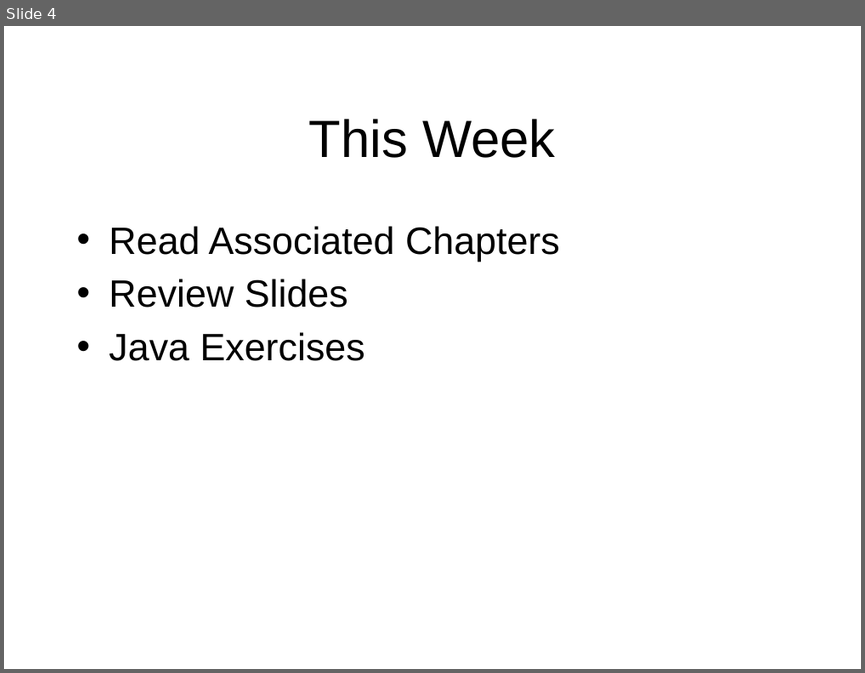
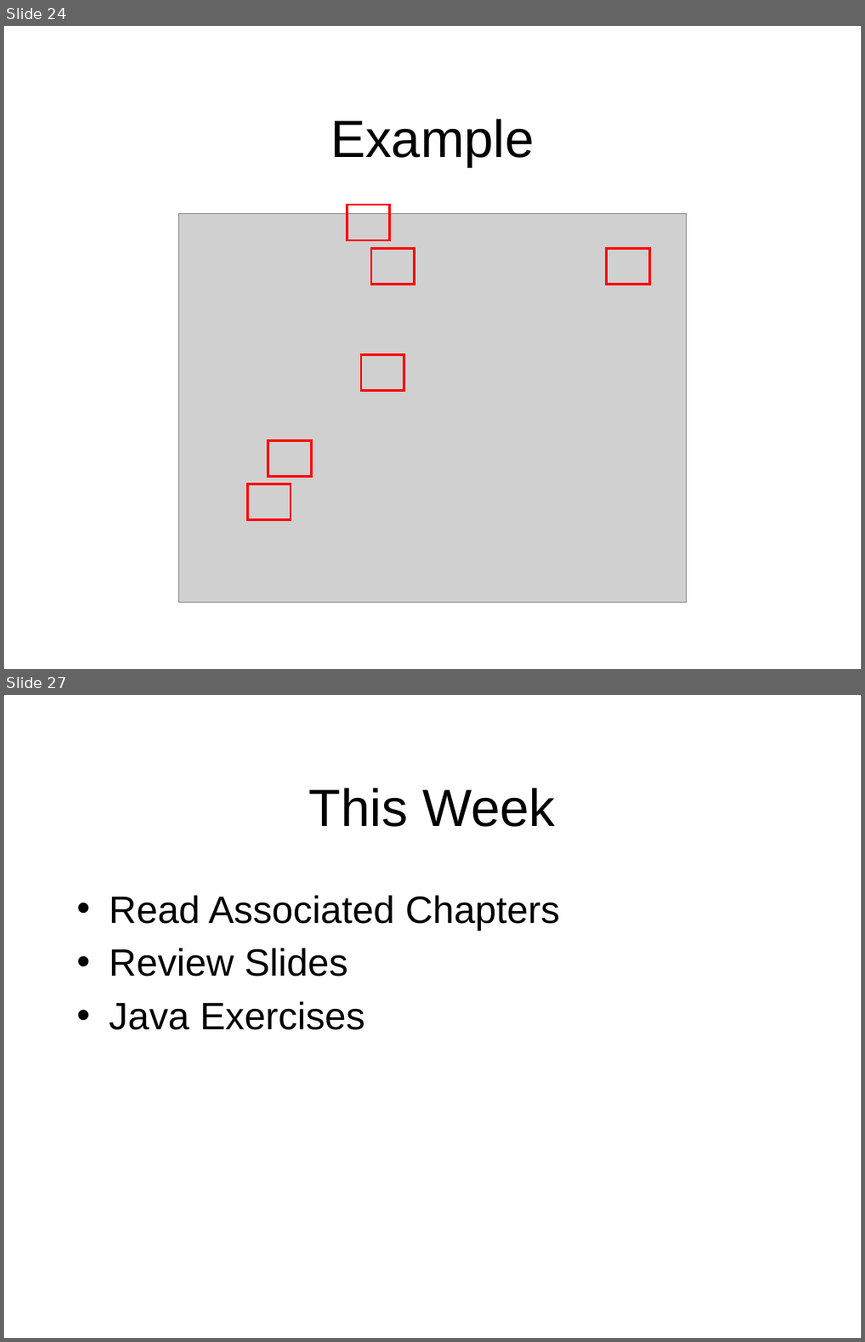
Before and after one commit to octaviordz/zjnu2017.github.io, a slide deck: OOP/lectures/110--Generic.and.Collections.pptx. Shown one above the other, each under a label of ours: slide 4 before the commit, slides 24 and 27 after it; the slides between them are not shown. The pictures are 865x673 and 865x1342 pixels, drawn with LibreOffice and Linux fonts; fonts in the diff are those of the drawing; grey boxes stand for pictures. Boxes give left, top, right and bottom in pixels: in the first picture for what was removed or moved away, otherwise in the second. Text is boxed around its words. In the diff, an @@ line names an element or a change of style, - is before the commit and + after.

```diff
--- a/OOP/lectures/110--Generic.and.Collections.pptx
+++ b/OOP/lectures/110--Generic.and.Collections.pptx
@@ slide 24 added at <box>4,26,861,669</box>, background #FFFFFF @@
@@ title added at <box>330,119,534,167</box>, 44 pt, text #000000 @@
+Example
@@ picture added at <box>179,214,686,601</box> @@
@@ rectangle added at <box>347,204,390,240</box>, outline #FF0000 2 pt @@
@@ rectangle added at <box>371,248,415,284</box>, outline #FF0000 2 pt @@
@@ rectangle added at <box>607,248,649,284</box>, outline #FF0000 2 pt @@
@@ rectangle added at <box>361,354,404,390</box>, outline #FF0000 2 pt @@
@@ rectangle added at <box>268,440,311,476</box>, outline #FF0000 2 pt @@
@@ rectangle added at <box>247,483,290,520</box>, outline #FF0000 2 pt @@
@@ what was slide 4 is now slide 27 @@
```
Also in this commit, not shown: 3 slides changed, 23 other slides added, 1 slide removed, 11 other files.
